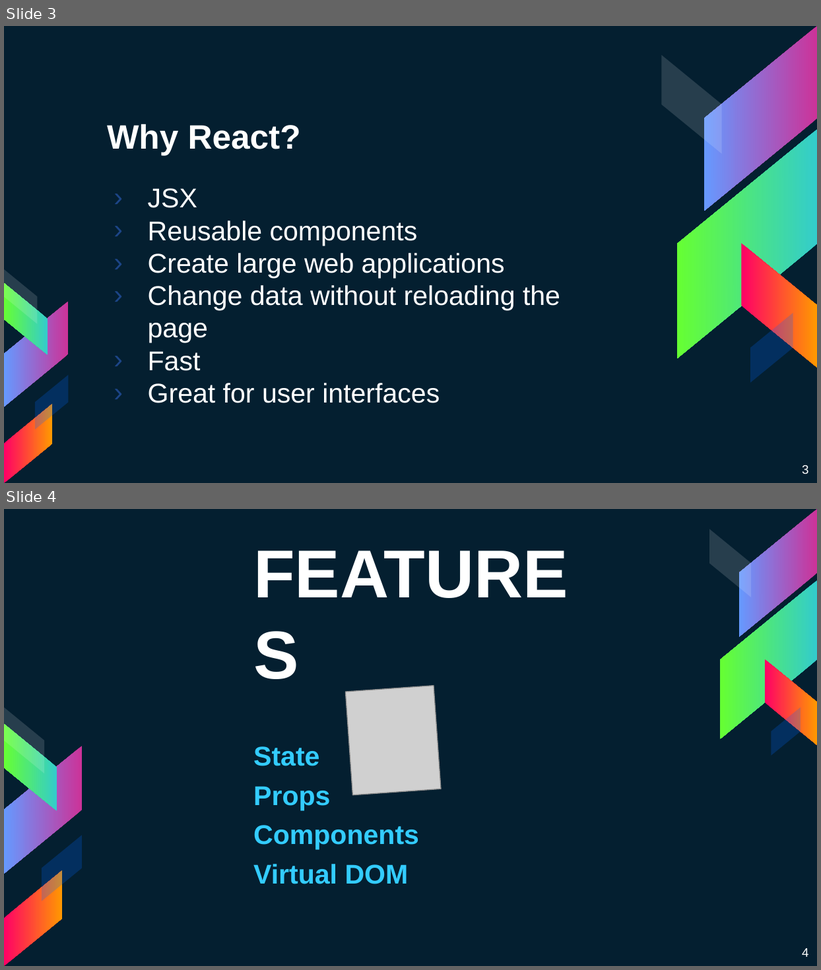
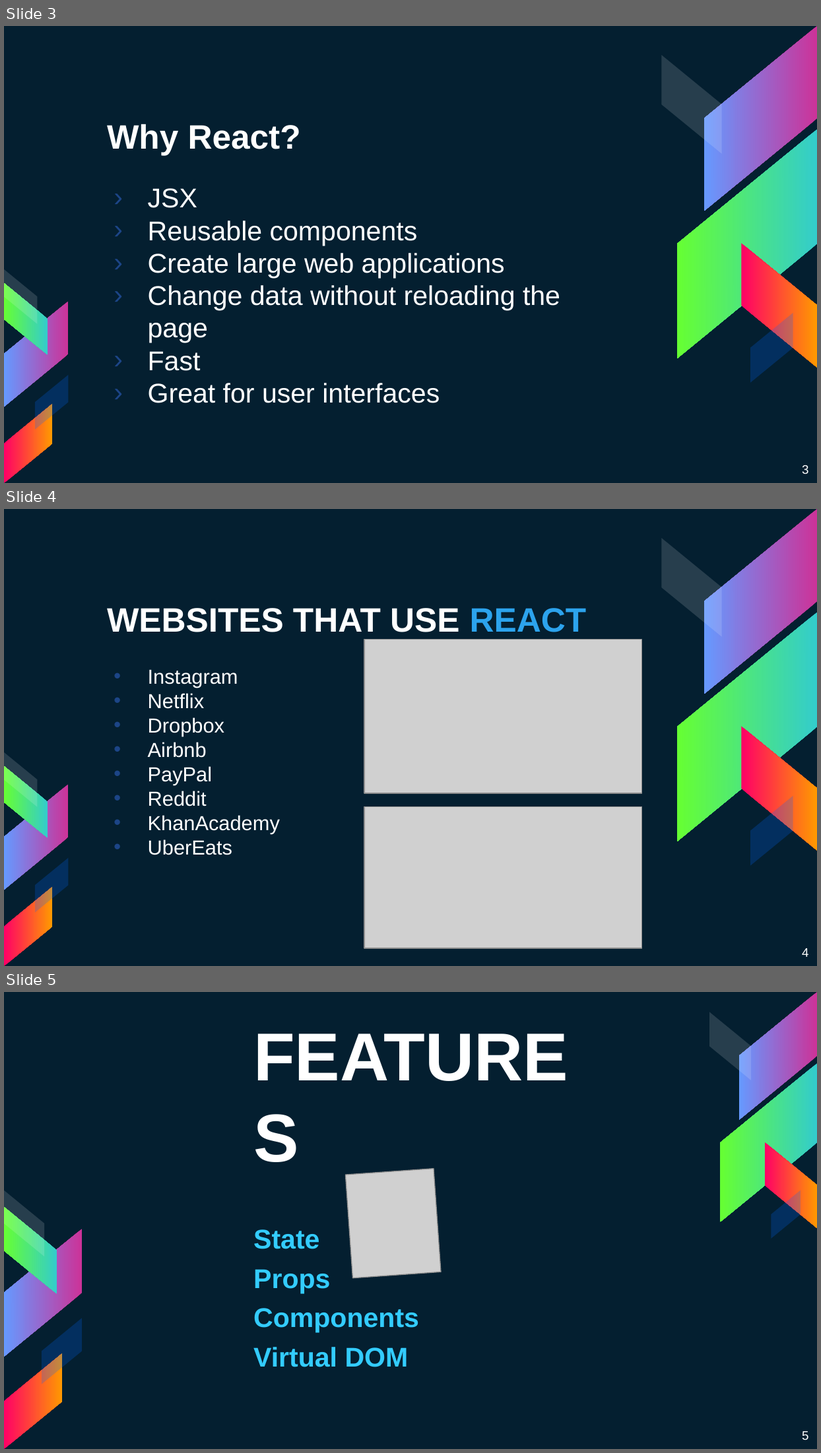
Before and after one commit to Purdue-WDC/react-workshop-to-do-list, a slide deck: React-Workshop.pptx. Shown one above the other, each under a label of ours: slides 3 and 4 before the commit, slides 3, 4 and 5 after it. The pictures are 821x970 and 821x1453 pixels, drawn with LibreOffice and Linux fonts; fonts in the diff are those of the drawing; grey boxes stand for pictures. Boxes give left, top, right and bottom in pixels: in the first picture for what was removed or moved away, otherwise in the second. Text is boxed around its words. In the diff, an @@ line names an element or a change of style, - is before the commit and + after.

```diff
--- a/React-Workshop.pptx
+++ b/React-Workshop.pptx
@@ slide 4 added at <box>4,509,817,966</box>, background #041F30; not listed: 10 template elements that a slide beside it also shows @@
@@ title added at <box>107,608,587,632</box>, 30 pt, text #FFFFFF, bold @@
+WEBSITES THAT USE REACT
@@ picture added at <box>364,639,642,793</box> @@
@@ text added at <box>148,669,280,855</box>, 18 pt, text #FFFFFF @@
+• Instagram
+• Netflix
+• Dropbox
+• Airbnb
+• PayPal
+• Reddit
+• KhanAcademy
+• UberEats
@@ picture added at <box>364,807,642,948</box> @@
@@ page number added at <box>802,949,809,957</box>, 11 pt, text #FFFFFF @@
+4
@@ what was slide 4 is now slide 5 @@
@@ page number at <box>802,1432,809,1440</box>: text changed @@
-4
+5
```
Also in this commit, not shown: 1 slide changed.
